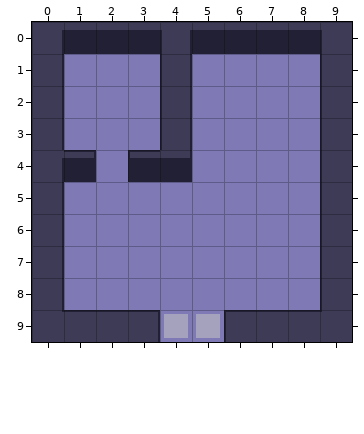
Tiled map -- Content/Tiled/map_2.tmx. Above is the file before it was changed.
Cells are 16x16 px. Shown: x 0..9, y 0..9.
Now the later version:
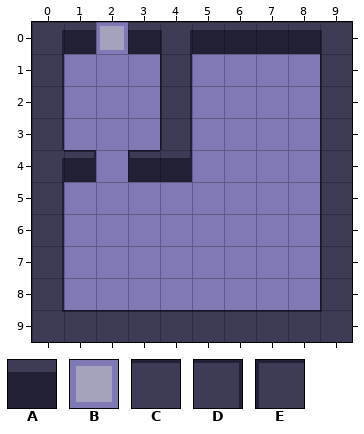
Key: from "Tiles_1": A 1, B 3, C 41, D 60, E 62.
_ is an empty cell, . an unchanged one.
The exact change:
--- layer "tiles"
@@ x 2..2 @@
- 0 A
+ 0 B
@@ x 3..6 @@
- 9 DBBE
+ 9 CCCC
Pixel boxes of the changes (left, top, right, bottom) in both pictures:
changed: (96, 22, 128, 54)
changed: (158, 310, 226, 342)
